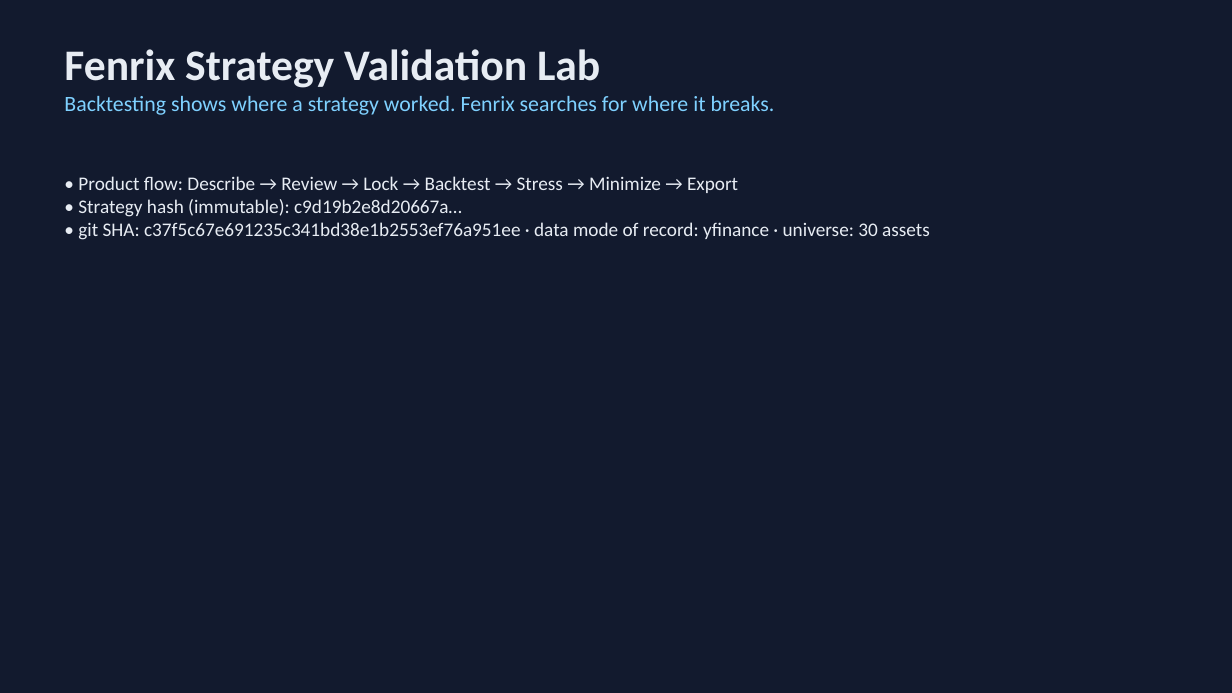
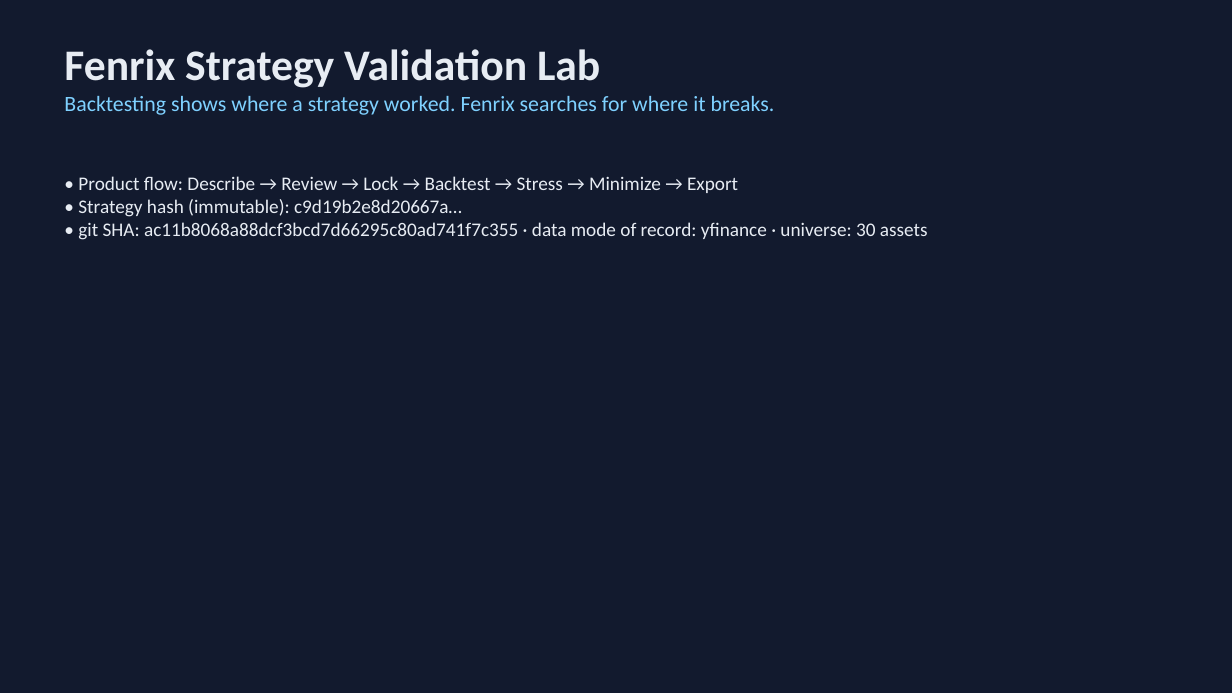
Before and after one commit to Scott-Switzer/market-fuzzer, a slide deck: slide 1 of app/static/pitch-deck/fenrix_deck.pptx. Drawn at 1232x693 pixels with LibreOffice and Linux fonts; fonts in the diff are those of the drawing. Boxes give left, top, right and bottom in pixels: in the first picture for what was removed or moved away, otherwise in the second. Text is boxed around its words. In the diff, an @@ line names an element or a change of style, - is before the commit and + after.

Commit message:
feat(submission): teammate-friendly UX, render deploy, faster verify + bug fixes
- UI: universe preset dropdown (Flagship 29, S&P proxy, large caps, sector
  ETFs, SAA/TAA building blocks, custom) + strategy template selector (60/40
  SAA, risk-parity TAA, momentum TAA) + plain-English onboarding box.
- Fix clause_ledger evidence bug: evidence.py wrote universe tickers as
  'clauses'; now writes real clause ledger (regenerated demo evidence file).
- Fix /submission/run 500: KeyError on run.stress['failures'] -> confirmed_failures.
- Fix synthetic-run clobber: live API + cli now write synthetic runs to
  <sha>-synthetic so they never overwrite the yfinance run-of-record (the
  audited artifact). Audit fixture also excludes -synthetic/-verify dirs.
- Deploy: render.yaml + requirements-render.txt + DEPLOY_RENDER.md (Render free
  web service, GitHub-connected). fly.toml + DEPLOY_FLY.md kept for reference.
- verify-fast Makefile target skips slow browser_e2e + arena_smoke for quick
  local iteration (full verify still used by CI).
- Regression test for /submission/run endpoint added.

```diff
--- a/app/static/pitch-deck/fenrix_deck.pptx
+++ b/app/static/pitch-deck/fenrix_deck.pptx
@@ text at bbox=[78, 222, 928, 240]: text changed @@
-• git SHA: c37f5c67e691235c341bd38e1b2553ef76a951ee · data mode of record: yfinance · universe: 30 assets
+• git SHA: ac11b8068a88dcf3bcd7d66295c80ad741f7c355 · data mode of record: yfinance · universe: 30 assets
```
Also in this commit, not shown: 3 other slides changed, 17 other files.
